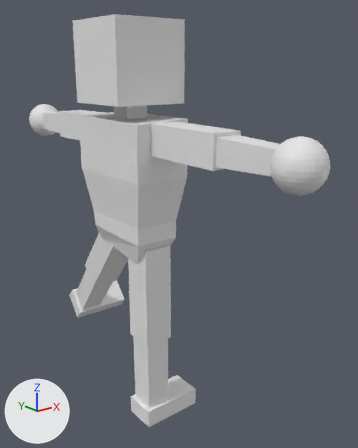
Before and after pictures for a commit that changed the Blender file UntitledSkiGame/Assets/ProjectAssets/Art/Models/blender/playermodel.blend.
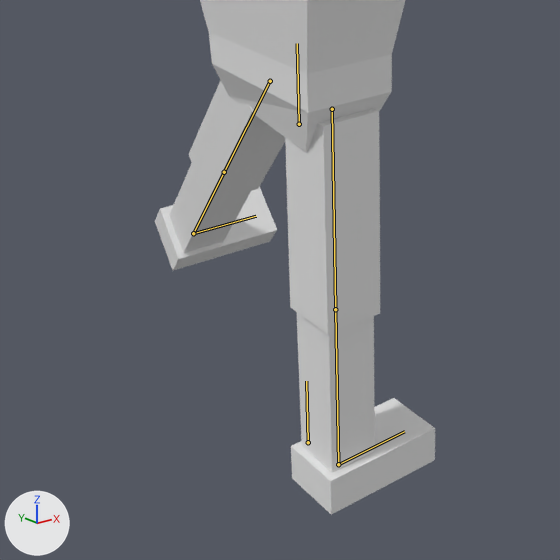
There are two pictures of each version: one whole from a 50 mm camera at (-7.3, -11.16, 9.76) aimed at (0.96, -0.83, 5.63), one close up on the part from 0% to 70% of the width and 44% to 100% of the height. Every picture has the same lights, and +X, +Y and +Z are marked at lower left. The first two pictures are the older version. Both versions are drawn at frame 21 of the action 'Kicky'; the numbers are the values there. The bones that change, and the others that lie on the model, are drawn over the model as lines in the close-ups.
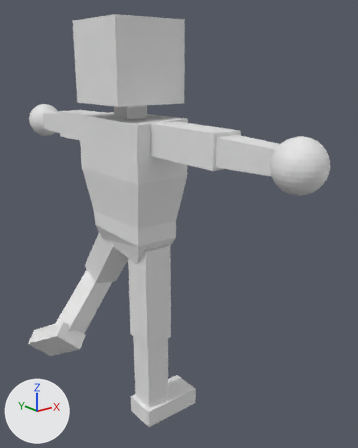
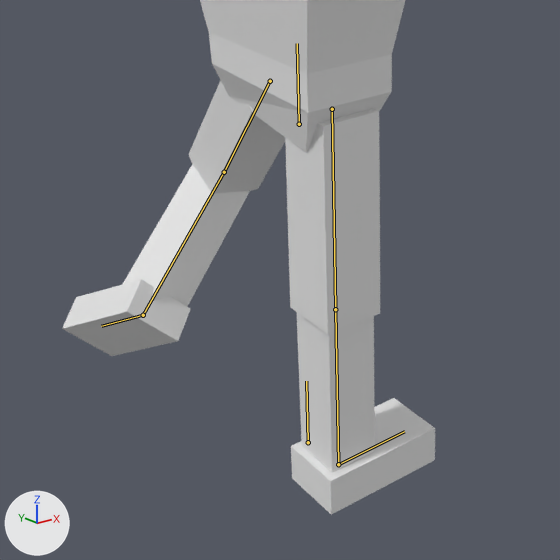
Where the change shows, as pixel boxes (x1, y1, x2, y2) in the close-ups (560 x 560 px):
'Cube', posed
    before: (155, 0, 435, 515)
    after: (62, 0, 435, 515)
bone 'LLowerLeg.002', root to tip
    before: (224, 172) to (193, 233)
    after: (224, 172) to (143, 315)
bone 'LFoot', root to tip
    before: (193, 233) to (256, 216)
    after: (143, 315) to (101, 326)

The change in detail:
Bone 'LLowerLeg.002' (bone_llowerleg_002) turns from (0, 0, 0) to (115, -41, -67) degrees about its own x, y and z.
Bone 'LFoot' (bone_lfoot) turns from (0, 0, 0) to (23, 2, 22) degrees about its own x, y and z.
